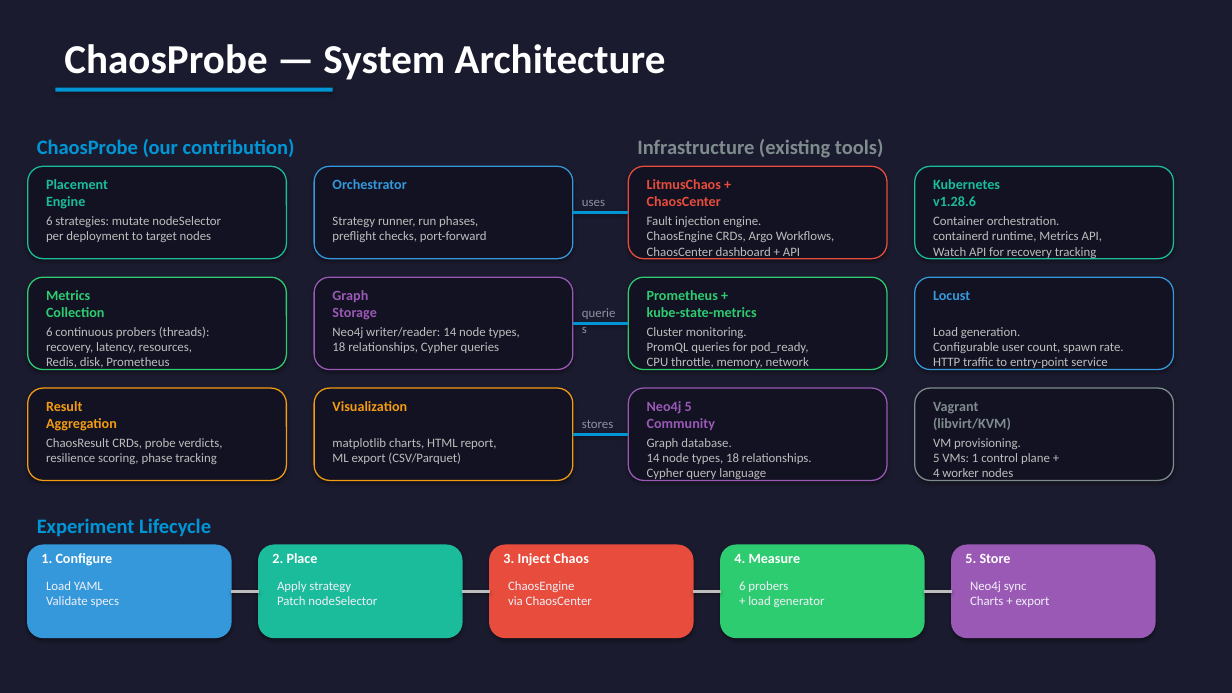
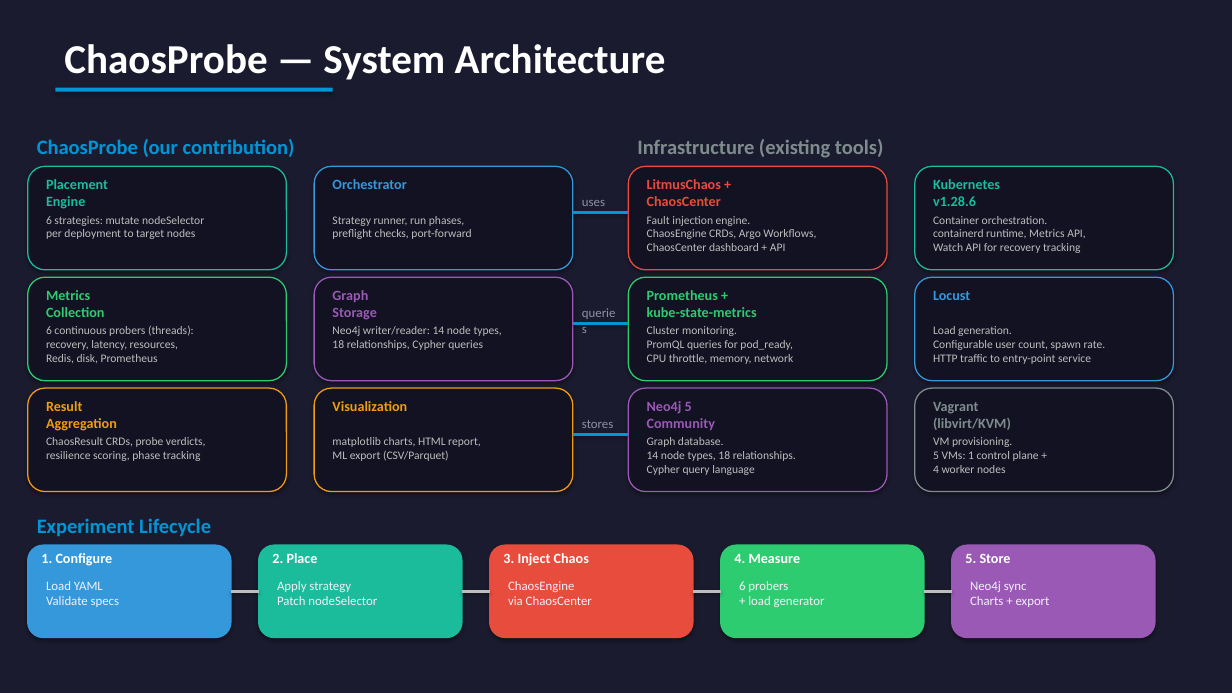
Before and after one commit to yhu02/uva-msc-thesis, a slide deck: slide 7 of ChaosProbe_Presentation.pptx. Drawn at 1232x693 pixels with LibreOffice and Linux fonts; fonts in the diff are those of the drawing. Boxes give left, top, right and bottom in pixels: in the first picture for what was removed or moved away, otherwise in the second. Text is boxed around its words. In the diff, an @@ line names an element or a change of style, - is before the commit and + after.

Commit message:
docs(presentation): correct claims, fix chart legibility, align references
Findings from reviewing the deck against the data and code:

Claims:
- S1: cpu-hog contention does NOT score "100, sigma 0 across all strategies"
  (one clean run, one with widespread 0/33/67 failures, n=2) -> reframed as
  "mechanism signal is churn-specific" + future work = more cpu-hog runs.
- S2: the recovery d2s/s2r split is run-dependent (scheduling term dominates
  ~70-78% in the latest run), not a stable 84-96% app-startup -> reworded.
- M2: it is the absolute during-chaos throttle rate (1.54/1.90/1.94), not a
  "ratio"; "throttles least" scoped to {colocate, default, spread}.
- Defined the "13 runs" inclusion rule; slide-15 "3/3 refuted" -> "at the
  mechanism layer" to match slide 9.

Accuracy:
- Slide 5 placement mechanism: nodeSelector (matches mutator.py + slide 7),
  not podAffinity / topologySpreadConstraints.
- Slide 6 service graph now shows all 11 services (added recommendation, ad).
- references.md: added Netflix Chaos Monkey (cited on slide 4); H1/H2/H3 ->
  L1/L2/L3 to match the deck.

Charts / legibility:
- Slide 9 now shows the cross-run score distribution (M4) and slide 11 the
  conntrack/throttle distributions (M1/M2), replacing single-run snapshots
  that implied a stable ranking the thesis argues against.
- Slide 7 component boxes enlarged so multi-line descriptions stop overflowing.

```diff
--- a/ChaosProbe_Presentation.pptx
+++ b/ChaosProbe_Presentation.pptx
@@ rounded rectangle: place and size @@
-rounded rectangle at [28, 166, 287, 259]
+rounded rectangle at [28, 166, 287, 270]
@@ rounded rectangle: place and size @@
-rounded rectangle at [314, 166, 573, 259]
+rounded rectangle at [314, 166, 573, 270]
@@ rounded rectangle: place and size @@
-rounded rectangle at [628, 166, 887, 259]
+rounded rectangle at [628, 166, 887, 270]
@@ rounded rectangle: place and size @@
-rounded rectangle at [915, 166, 1174, 259]
+rounded rectangle at [915, 166, 1174, 270]
@@ rounded rectangle: place and size @@
-rounded rectangle at [28, 277, 287, 370]
+rounded rectangle at [28, 277, 287, 381]
@@ rounded rectangle: place and size @@
-rounded rectangle at [314, 277, 573, 370]
+rounded rectangle at [314, 277, 573, 381]
@@ rounded rectangle: place and size @@
-rounded rectangle at [628, 277, 887, 370]
+rounded rectangle at [628, 277, 887, 381]
@@ rounded rectangle: place and size @@
-rounded rectangle at [915, 277, 1174, 370]
+rounded rectangle at [915, 277, 1174, 381]
@@ rounded rectangle: place and size @@
-rounded rectangle at [28, 388, 287, 481]
+rounded rectangle at [28, 388, 287, 492]
@@ rounded rectangle: place and size @@
-rounded rectangle at [314, 388, 573, 481]
+rounded rectangle at [314, 388, 573, 492]
@@ rounded rectangle: place and size @@
-rounded rectangle at [628, 388, 887, 481]
+rounded rectangle at [628, 388, 887, 492]
@@ rounded rectangle: place and size @@
-rounded rectangle at [915, 388, 1174, 481]
+rounded rectangle at [915, 388, 1174, 492]
@@ size 10 to 9 pt in 12 elements at [46, 216, 204, 239], [46, 326, 194, 363], [46, 437, 206, 461], [332, 216, 471, 239], [332, 326, 502, 350], [332, 437, 481, 461], [647, 216, 816, 251], [647, 326, 793, 364], [647, 437, 796, 475], [933, 216, 1085, 253], [933, 326, 1106, 364], [933, 437, 1039, 473] @@
```
Also in this commit, not shown: 9 other slides changed, 3 other files.
